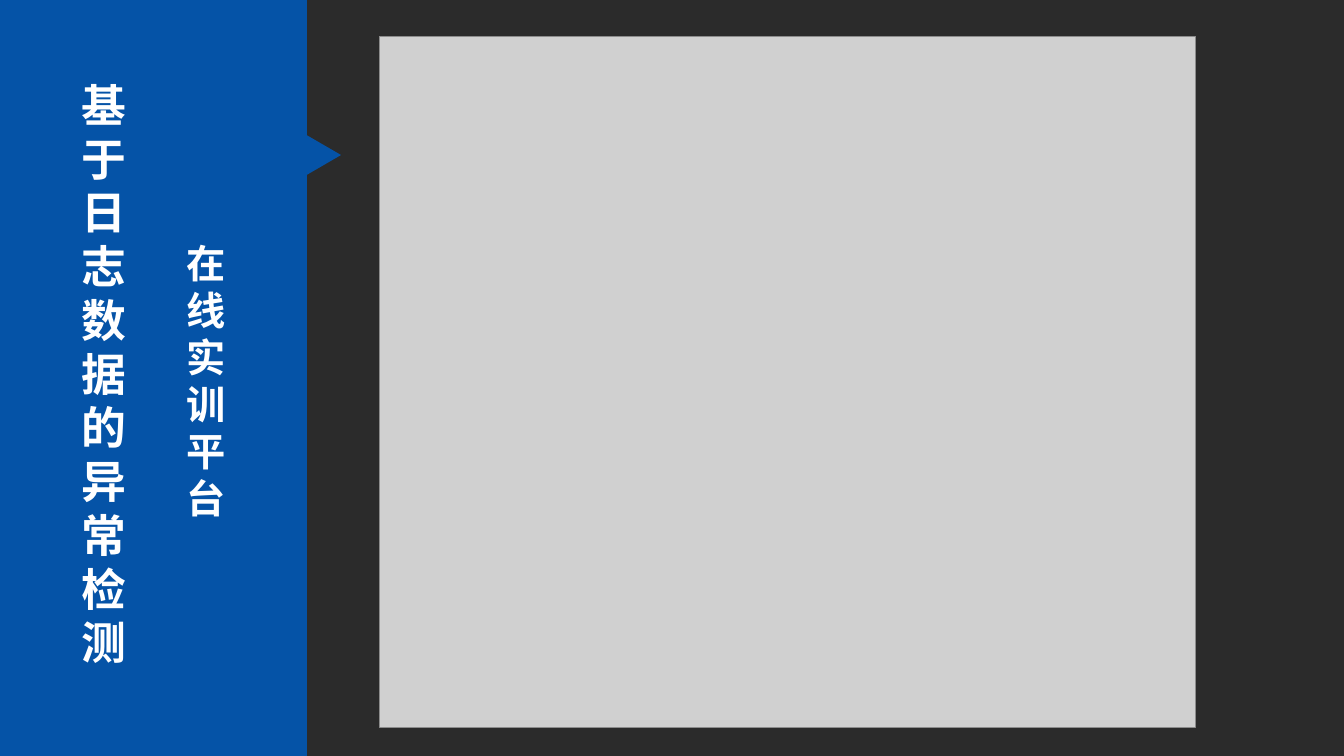
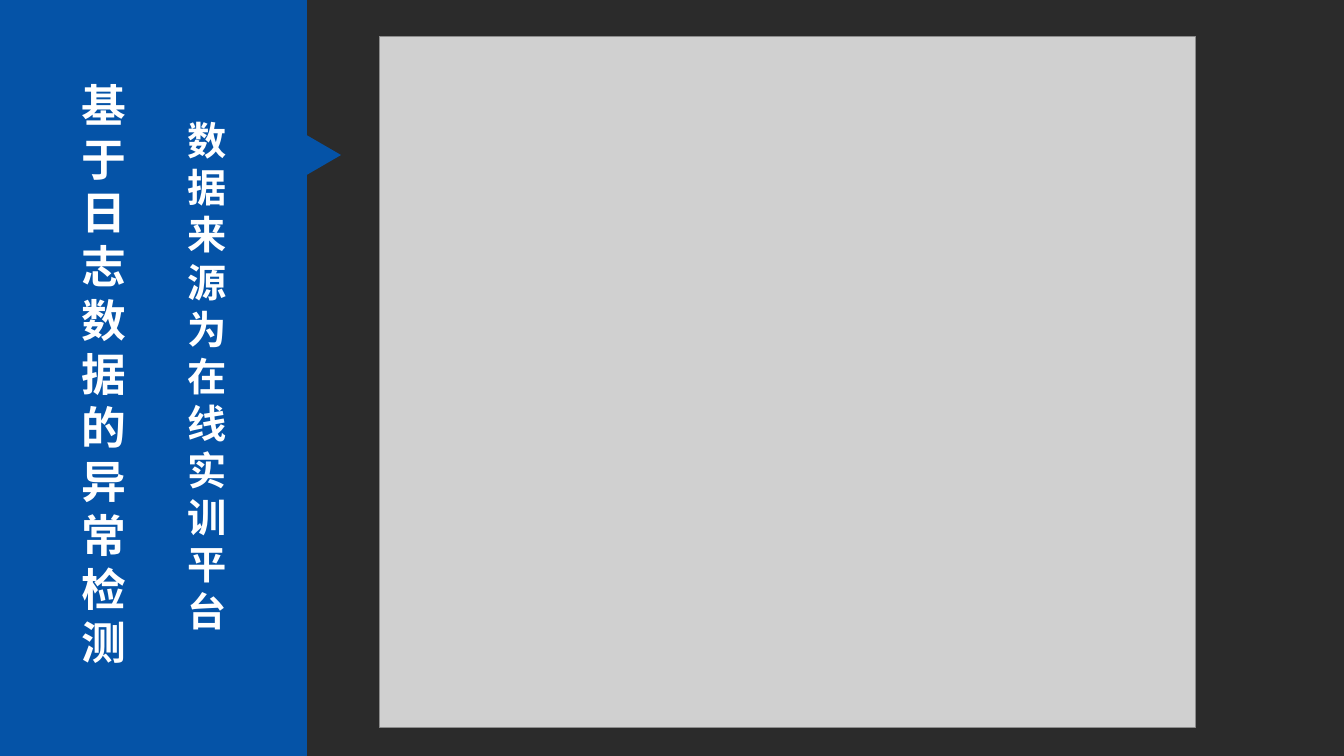
Before and after one commit to huowj/bishe, a slide deck: slide 15 of dabian/毕设.pptx (slide 13 before the commit). Drawn at 1344x756 pixels with LibreOffice and Linux fonts; fonts in the diff are those of the drawing; grey boxes stand for pictures; background and template pictures are left out; a plain dark background stands for a picture behind light text. Boxes give left, top, right and bottom in pixels: in the first picture for what was removed or moved away, otherwise in the second. Text is boxed around its words. In the diff, an @@ line names an element or a change of style, - is before the commit and + after.

```diff
--- a/dabian/毕设.pptx
+++ b/dabian/毕设.pptx
@@ text at (187, 121, 226, 630): text changed @@
-在线实训平台
+数据来源为在线实训平台
```
Also in this commit, not shown: 4 other slides changed, 3 slides added, 5 other files.
